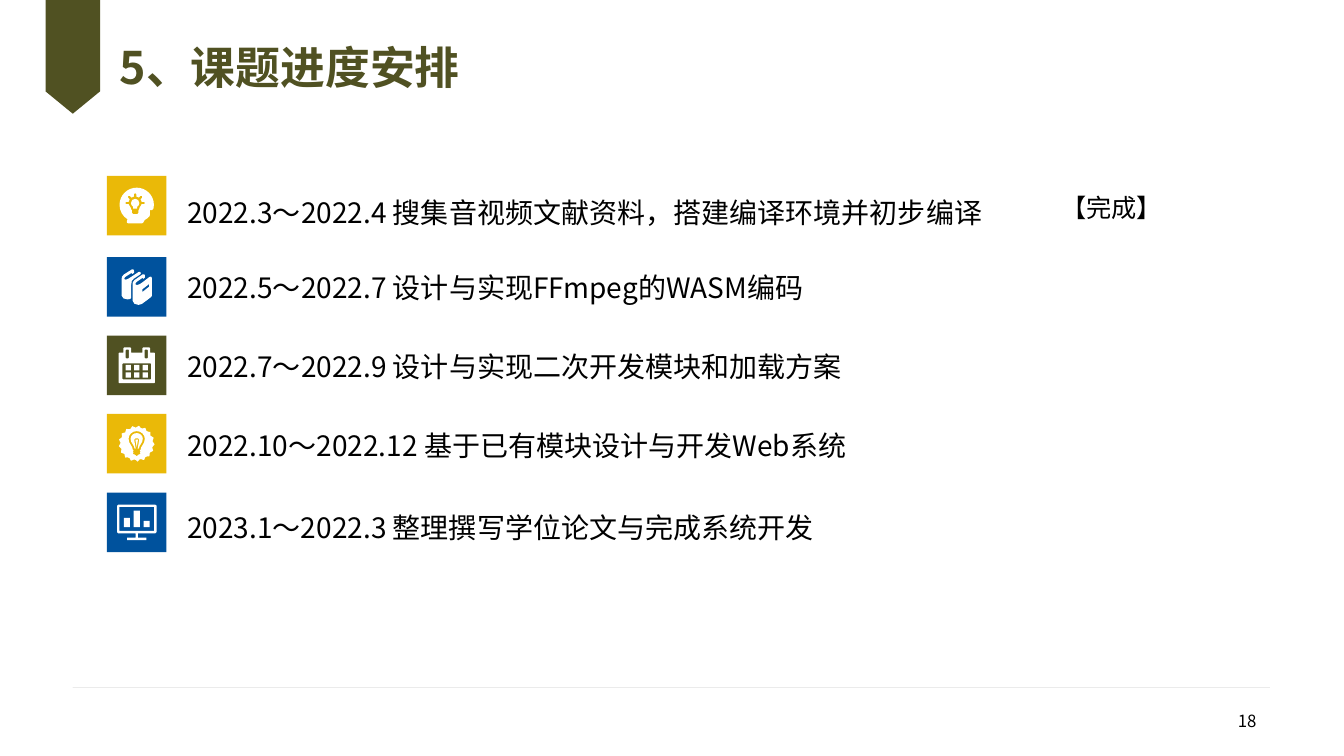
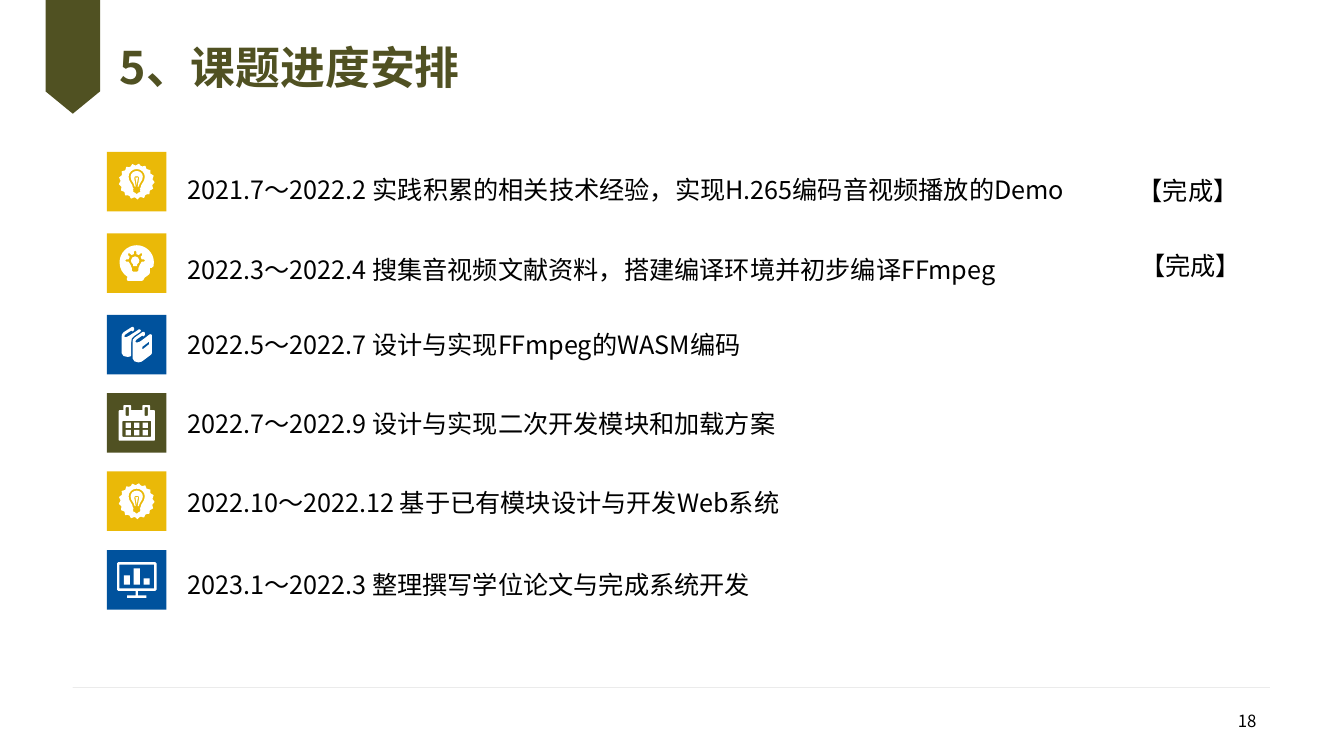
Before and after one commit to knoxnoe/GraduationProject, a slide deck: slide 18 of doc/paper/v2/缑通旺-开题.pptx. Drawn at 1344x756 pixels with LibreOffice and Linux fonts; fonts in the diff are those of the drawing; background and template pictures are left out. Boxes give left, top, right and bottom in pixels: in the first picture for what was removed or moved away, otherwise in the second. Text is boxed around its words. In the diff, an @@ line names an element or a change of style, - is before the commit and + after.

```diff
--- a/doc/paper/v2/缑通旺-开题.pptx
+++ b/doc/paper/v2/缑通旺-开题.pptx
@@ rectangle added at bbox=[107, 152, 166, 212], fill #EAB908 @@
@@ freeform shape added at bbox=[119, 163, 154, 199], fill #FFFFFF @@
@@ text added at bbox=[187, 177, 1065, 202], 18 pt, text #000000 @@
+2021.7～2022.2 实践积累的相关技术经验，实现H.265编码音视频播放的Demo
@@ text added at bbox=[1138, 178, 1239, 203], 18 pt, text #000000 @@
+【完成】
@@ 3 texts, 2 freeform shapes, 1 rectangle: place and size @@
-3 texts, 2 freeform shapes, 1 rectangle at bbox=[107, 188, 842, 541]
+3 texts, 2 freeform shapes, 1 rectangle at bbox=[107, 245, 775, 596]
@@ text at bbox=[187, 257, 995, 285]: text changed; size 20 to 18 pt @@
-2022.3～2022.4 搜集音视频文献资料，搭建编译环境并初步编译
+2022.3～2022.4 搜集音视频文献资料，搭建编译环境并初步编译FFmpeg
@@ text "【完成】": place and size @@
-text "【完成】" at bbox=[1061, 195, 1162, 220]
+text "【完成】" at bbox=[1140, 253, 1241, 278]
@@ 4 rectangles, 3 freeform shapes, 1 text: place and size @@
-4 rectangles, 3 freeform shapes, 1 text at bbox=[107, 175, 846, 553]
+4 rectangles, 3 freeform shapes, 1 text at bbox=[107, 233, 779, 610]
@@ size 20 to 18 pt in 4 elements at bbox=[187, 332, 741, 360], bbox=[187, 411, 775, 435], bbox=[187, 490, 779, 514], bbox=[187, 572, 750, 596] @@
```
Also in this commit, not shown: 8 other slides changed, 4 other files.
